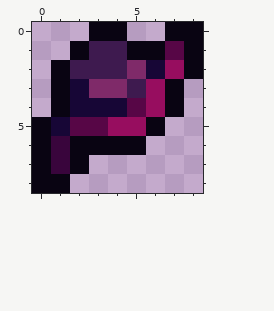
One commit to this pixel-art sprite: Gores/Enemies/PurpMagFabric2.png. Above is the file before it was changed.
The file is 18x18 pixels, drawn in blocks of 2x2; one block is one cell here.
The result:
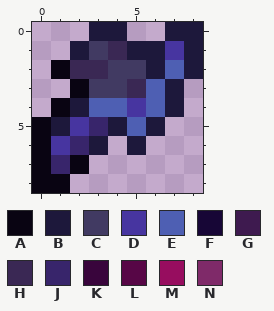
Palette (. is transparent): A #090412  B #1d183b  C #413a62  D #4735a0  E #4e5fb3  F #170636  G #3e1a4f  H #3a2854  J #38256b  K #39053c  L #570646  M #970d5f  N #7f2a69
From old to new:
Changed rows in their new state; - is an unchanged pixel.
first column x 1:
0 --BB--BB
1 -BCHBBDB
2 -HHCCBEB
3 .ACCHEB-
4 -BEEDEB-
5 BDJBEB--
6 DJB.B---
7 J-------
Changed places in both pictures, as pixel boxes (x1, y1, x2, y2):
changed: (51, 22, 203, 174)
